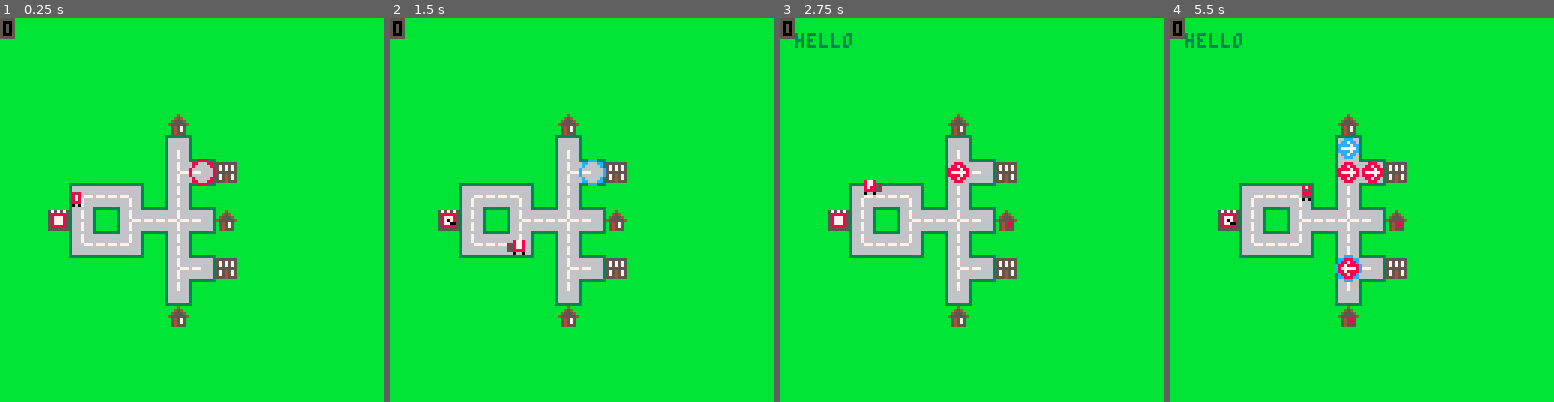
Above: before the commit, frames 1-4 (left to right).
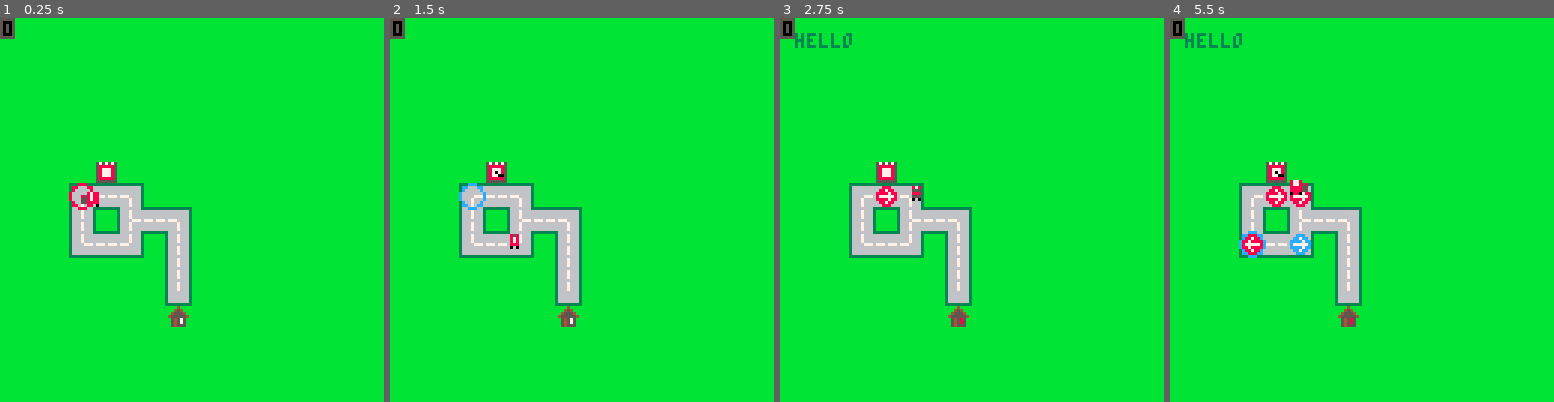
Above: after the commit, the same moments.

Repository: eddyashton/ld53
Game: PICO-8 cartridge delivery.p8
Two runs of this game, one before a commit and one after it. Both use one fixed random seed, a clock stepped at 60 frames per second and the inputs below.
Inputs:
- Up to frame 1 (0.25 s): no input
- Up to frame 2 (1.5 s): tap X (X key) at 0.33, 1.07 s; tap O (Z key) at 0.7 s
- Up to frame 3 (2.75 s): hold Right 1.6-2.1 s; tap O (Z key) at 1.7, 2.1, 2.5 s; tap X (X key) at 1.85 s; hold Up 2.15-2.42 s; hold Right from 2.47 s (still down)
- Up to frame 4 (5.5 s): tap O (Z key) every 0.4 s from 2.9 to 5.3 s; tap X (X key) at 2.97, 4.08, 5.2 s; release Right at 3.03 s; hold Left 3.08-3.58 s; hold Down 3.63-3.97 s; hold Right 4.02-4.68 s; hold Up 4.73-5.03 s; hold Left from 5.08 s (still down)

The runs differ from the first frame. In frame 1, 4.7% of the frame differs, in the area x 12-62%, y 25-69%; in frame 2, 4.7%; in frame 3, 4.8%; in frame 4, 5.8%.

Commit message:
Fix start up on worlds with no central road

Diff:
--- a/delivery.p8
+++ b/delivery.p8
@@ -145,14 +145,17 @@
  end
 end
 
-function next_road(from, dir)
+function next_road(from, dir, escape)
+ escape = escape or from
  local v = v2_add(from, dir)
+ if (v.x == escape.x and v.y == escape.y) return nil
+
  v.x %= 16
  v.y %= 16
  if world[v.y][v.x] == road then
   return v
  end
- return next_road(v, dir)
+ return next_road(v, dir, escape)
 end
 
 function set_game_over()
@@ -263,9 +266,11 @@
   paths[py][px] = true
  end
 
+ local first_road
  for cy, row in pairs(world) do
   for cx, cell in pairs(row) do
    if cell == road then
+    if (first_road == nil) first_road = v2(cx,cy)
     local x,y = 8*cx,8*cy
     local cl,cr = adjacent_with_wrap(cx)
     local cu,cd = adjacent_with_wrap(cy)
@@ -304,7 +309,7 @@
  end
 
  target = {
-  pos = next_road(v2(8,8), up),
+  pos = next_road(v2(8,8), up) or first_road,
   dir = nil,
   was_on = false,
   blue = false,
@@ -986,13 +991,13 @@
 000000000000000000000000000000000000000000000000bbbbbbbbbbbbbbbb555999bbbbbbbbbbbbb666bb6666bb6b3633633633633633b666bb666b66666b
 000000000000000000000000000000000000000000000000bbbbbbbbbbbbbbbb555999bbbbbbbbbbbbb656bb6556bb6b6666666666666666b636666366656b6b
 000000000000000000000000000000000000000000000000bbbbbbbbbbbbbbbb666666bbbbbbbbbbbbb666666666bb6b3633699699699633b6355553656b6b6b
-000000000000000000000000000000000000000000000000bbbbbbb5bbbbbbbb656696bbbbbbbbbbbbb655555556bb6b3633655655655633b63555536565666b
-000000000000000000000000000000000000000000000000bbbbbbb6bbbbbbbb666666bcbbbbbbbbbbc653111116bb6b66666666666666666666666666666566
-000000000000000000000000000000000000000000000000bbbbbbb669bbbbbbbbbbbbb6bbbbbbbb66661111111666663655633655633633b63633633655656b
-000000000000000000000000000000000000000000000000bbb666b6bbbbbbbbbbbbbbb6bbbbbbbbbb86111111116bbb3655633655633633b66666666653656b
-000000000000000000000000000000000000000000000000bb86b66665bbbbbbbbbb8666665bbbbbbbb6111111116bbb6666666666666666b56b56555553666b
+000000000000000000000000000000000000000000000000bbbbbbbbbbbbbbbb656696bbbbbbbbbbbbb655555556bb6b3633655655655633b63555536565666b
+000000000000000000000000000000000000000000000000bbbbbbbbbbbbbbbb666666bcbbbbbbbbbbc653111116bb6b66666666666666666666666666666566
+000000000000000000000000000000000000000000000000bbbb8bbbbbbbbbbbbbbbbbb6bbbbbbbb66661111111666663655633655633633b63633633655656b
+000000000000000000000000000000000000000000000000bbb666bbbbbbbbbbbbbbbbb6bbbbbbbbbb86111111116bbb3655633655633633b66666666653656b
+000000000000000000000000000000000000000000000000bbb6b666bbbbbbbbbbbb8666665bbbbbbbb6111111116bbb6666666666666666b56b56555553666b
 000000000000000000000000000000000000000000000000bbb666b6bbbbbbbbbbbbbbb6bbbbbbbbbbb6111111116bbb3699699655655633b56356b83c55636b
-000000000000000000000000000000000000000000000000bbbbbbb669bbbbbbbbbbbbb6bbbbbbbbbb66331111556bbb36986c96596956336663666636666666
+000000000000000000000000000000000000000000000000bbbbbbb6bbbbbbbbbbbbbbb6bbbbbbbbbb66331111556bbb36986c96596956336663666636666666
 000000000000000000000000000000000000000000000000bbbbbbb6bbbbbbbbbbbbbbb5bbbbbbbbb6666333115566666666666666666666b6356b653356bb63
 000000000000000000000000000000000000000000000000bbbbbbb5bbbbbbbbbbbbbbbbbbbbbbbbb655663311556bbb3655633659695633b6356b6533566663
 000000000000000000000000000000000000000000000000bbbbbbbbbbbbbbbbbbbbbbbbbbbbbbbbb655566666666bbb3655633655655633b6656b6555555653
